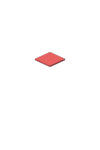
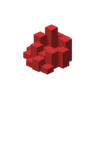
Revision of a layered 100px x 150px image; what changed, layer by layer:
added layer "city_src.png" above "stronghold_src.png" over 23, 24, 73, 75
hid "place_src.png" over 34, 51, 66, 68
